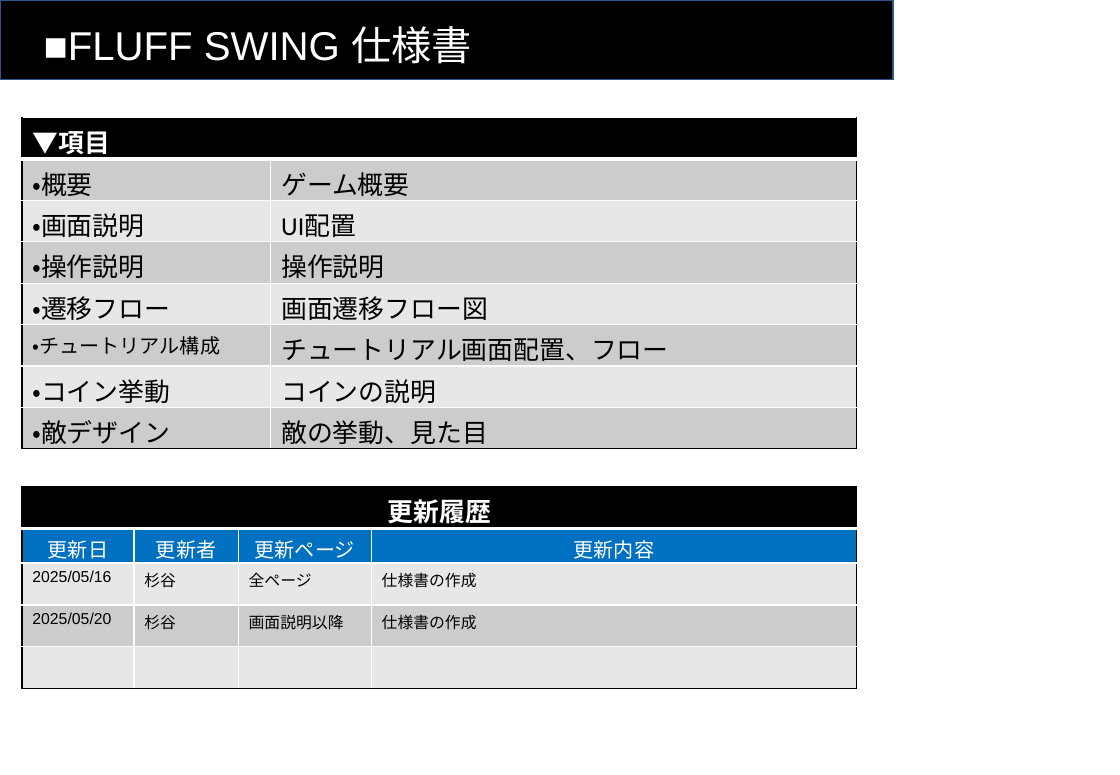
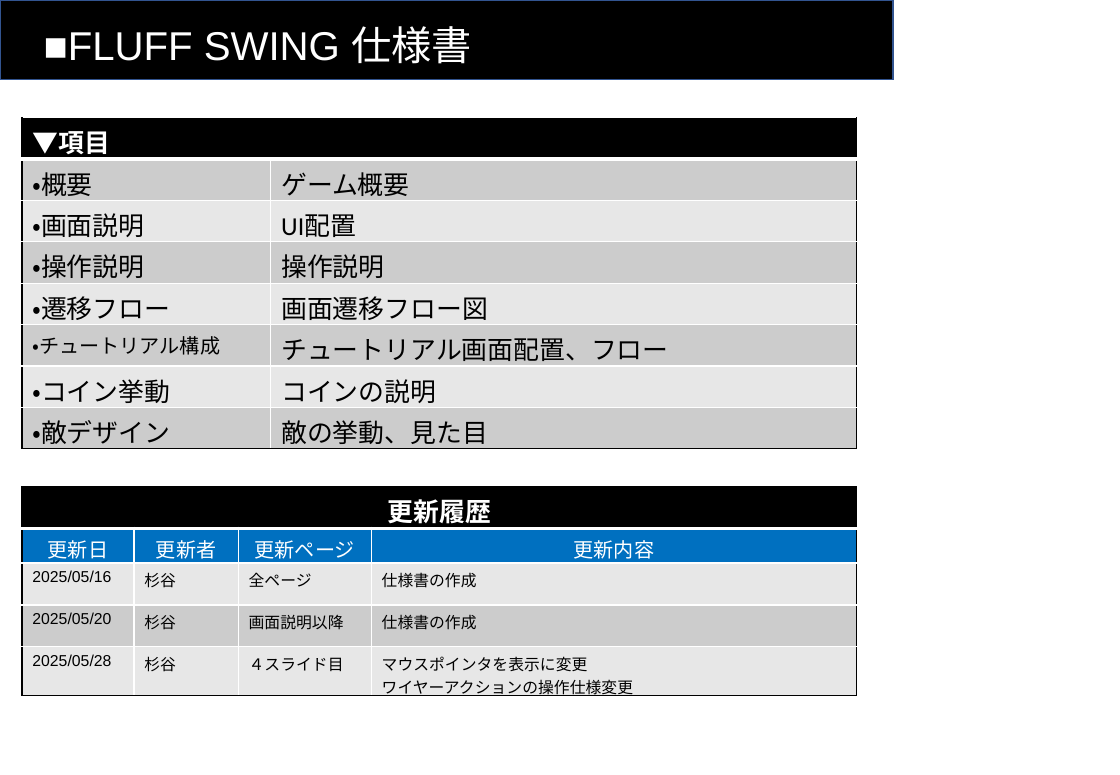
Before and after one commit to Koha58/FLUFF_SWING, a slide deck: slide 1 of Assets/Specs/仕様書.pptx. Drawn at 1120x775 pixels with LibreOffice and Linux fonts; fonts in the diff are those of the drawing. Boxes give left, top, right and bottom in pixels: in the first picture for what was removed or moved away, otherwise in the second. Text is boxed around its words. In the diff, an @@ line names an element or a change of style, - is before the commit and + after.

Commit message:
Playerがワイヤー接続からすぐに切断された際、ジャンプアニメーションが意図せずループするのを修正。 アニメーション速度を調整。 ワイヤーの予測ラインを表示できるようにした。 ワイヤー接続中にワイヤーを再接続できないようにした。

```diff
--- a/Assets/Specs/仕様書.pptx
+++ b/Assets/Specs/仕様書.pptx
@@ table at box(22, 487, 856, 700) @@
-row 5:  |  |  | 
+row 5: 2025/05/28 | 杉谷 | ４スライド目 | マウスポインタを表示に変更 ワイヤーアクションの操作仕様変更
```
Also in this commit, not shown: 1 other slide changed, 16 other files.
